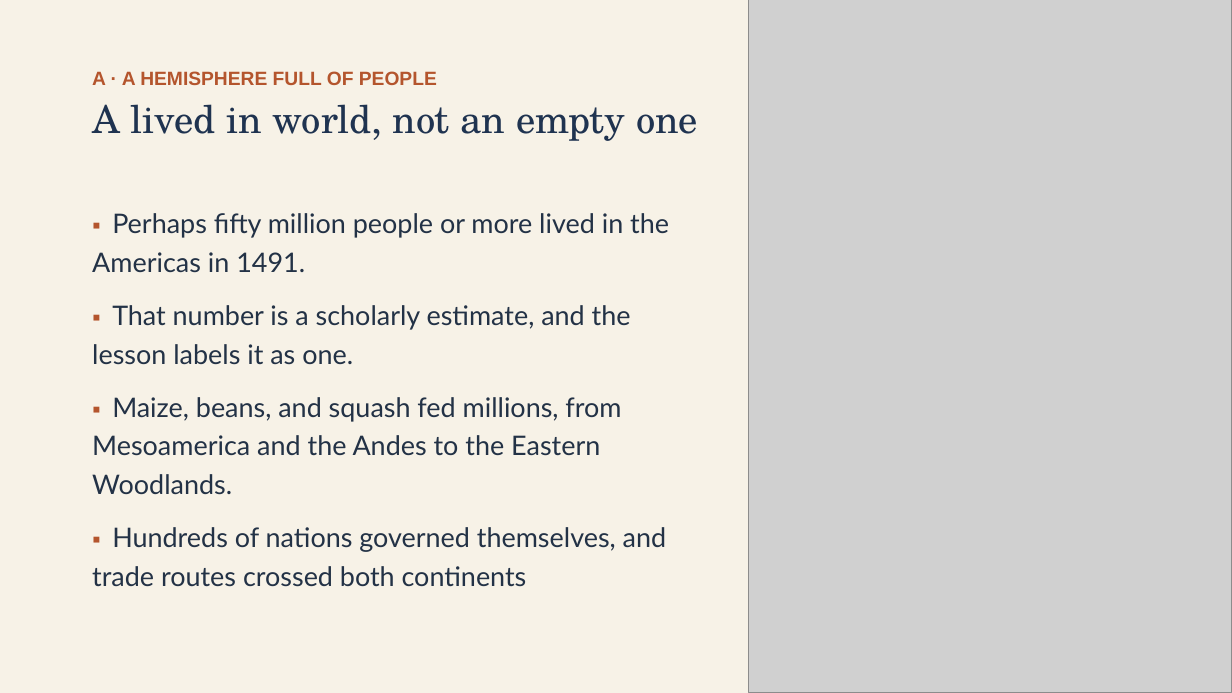
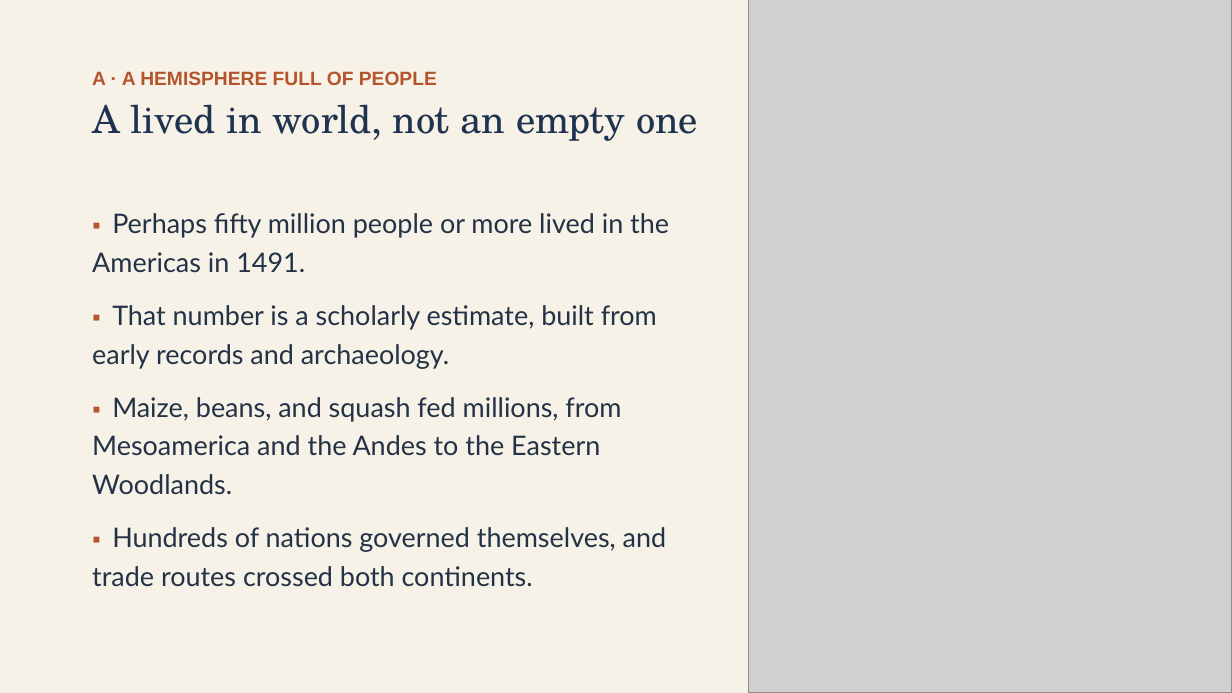
Before and after one commit to ab17gthb/humanities-curriculum-group, a slide deck: slide 5 of colonial-america/lesson-01/lesson-01-slides-v2.pptx. Drawn at 1232x693 pixels with LibreOffice and Linux fonts; fonts in the diff are those of the drawing; grey boxes stand for pictures. Boxes give left, top, right and bottom in pixels: in the first picture for what was removed or moved away, otherwise in the second. Text is boxed around its words. In the diff, an @@ line names an element or a change of style, - is before the commit and + after.

```diff
--- a/colonial-america/lesson-01/lesson-01-slides-v2.pptx
+++ b/colonial-america/lesson-01/lesson-01-slides-v2.pptx
@@ text at (92,305,657,369): text changed @@
-▪ That number is a scholarly estimate, and the lesson labels it as one.
+▪ That number is a scholarly estimate, built from early records and archaeology.
@@ text at (92,527,667,587): text changed @@
-▪ Hundreds of nations governed themselves, and trade routes crossed both continents
+▪ Hundreds of nations governed themselves, and trade routes crossed both continents.
```
Also in this commit, not shown: 1 other slide changed, 3 other files.
